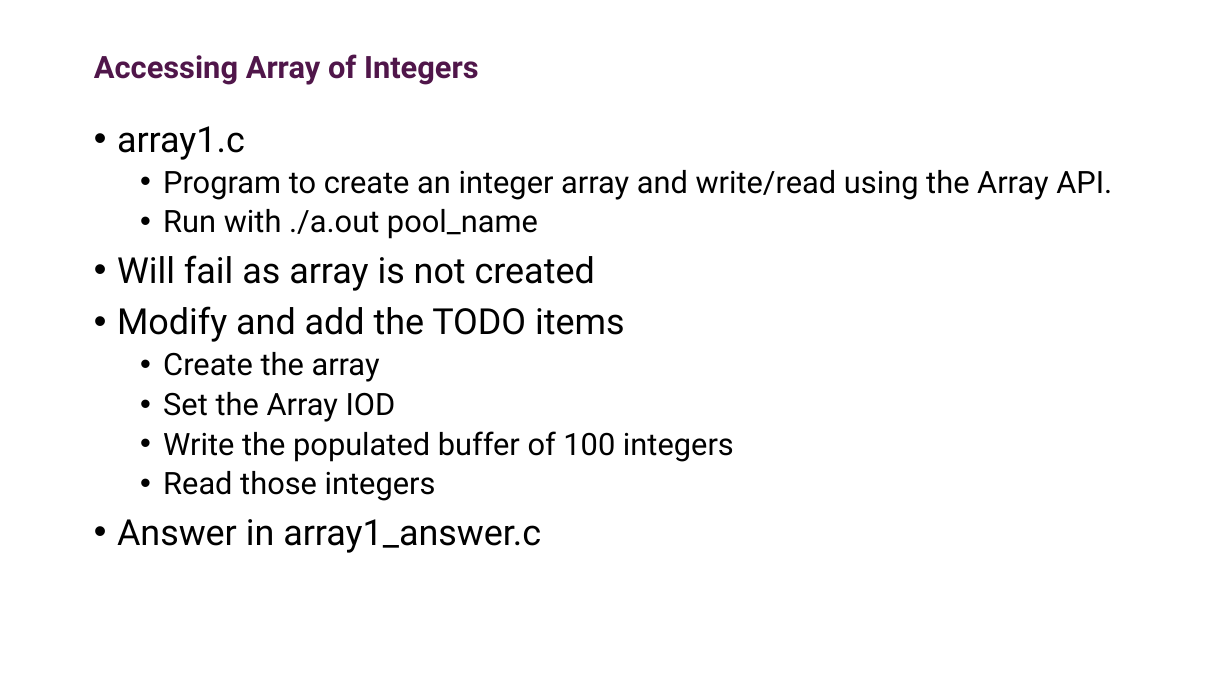
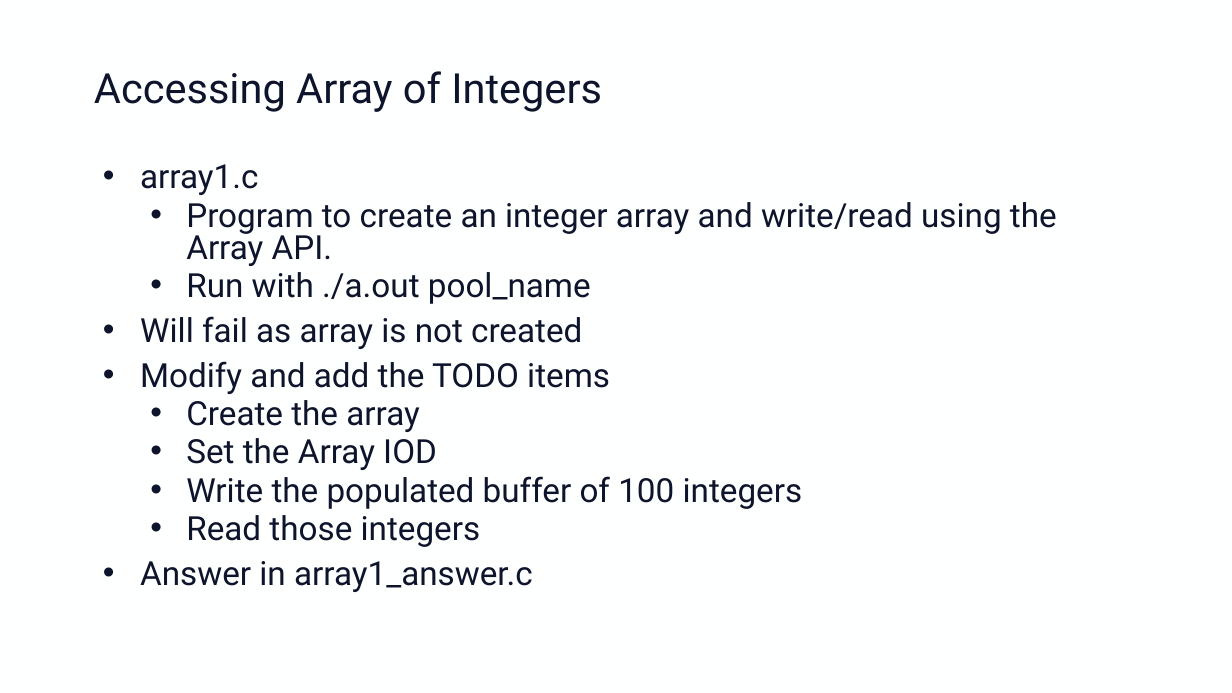
Before and after one commit to adrianjhpc/ObjectStoreTutorial, a slide deck: slide 8 of Exercises/DAOS/Handout/daos_hands_on.pptx (slide 9 before the commit). Drawn at 1232x693 pixels with LibreOffice and Linux fonts; fonts in the diff are those of the drawing; background and template pictures are left out. Boxes give left, top, right and bottom in pixels: in the first picture for what was removed or moved away, otherwise in the second. Text is boxed around its words. In the diff, an @@ line names an element or a change of style, - is before the commit and + after.

```diff
--- a/Exercises/DAOS/Handout/daos_hands_on.pptx
+++ b/Exercises/DAOS/Handout/daos_hands_on.pptx
@@ background picture (left out) to #FEFFFF @@
@@ title "Accessing Array of Integers" moved from (x1=94, y1=54, x2=479, y2=85) to (x1=94, y1=71, x2=602, y2=112) @@
@@ title "Accessing Array of Integers" at (x1=94, y1=71, x2=602, y2=112): size 24 to 32.4 pt, text colour #50164A to #0D142B, bold off @@
@@ text "array1.c" moved from (x1=117, y1=126, x2=1112, y2=553) to (x1=140, y1=164, x2=1057, y2=592) @@
@@ text "array1.c" at (x1=140, y1=164, x2=1057, y2=592): size 28 to 25.9 pt in "array1.c", "Will fail as array is not created", "Modify and add the TODO items", "Answer in array1_answer.c"; text colour #000000 to #0D142B; size 24 to 25.9 pt in "Program to create an integer array and ...", "Run with ./a.out pool_name", "Create the array", "Set the Array IOD" and 2 more places; indent changed; line spacing 0.9 to 0.8 @@
```
Also in this commit, not shown: 12 other slides changed, 1 slide removed, 2 other files.
